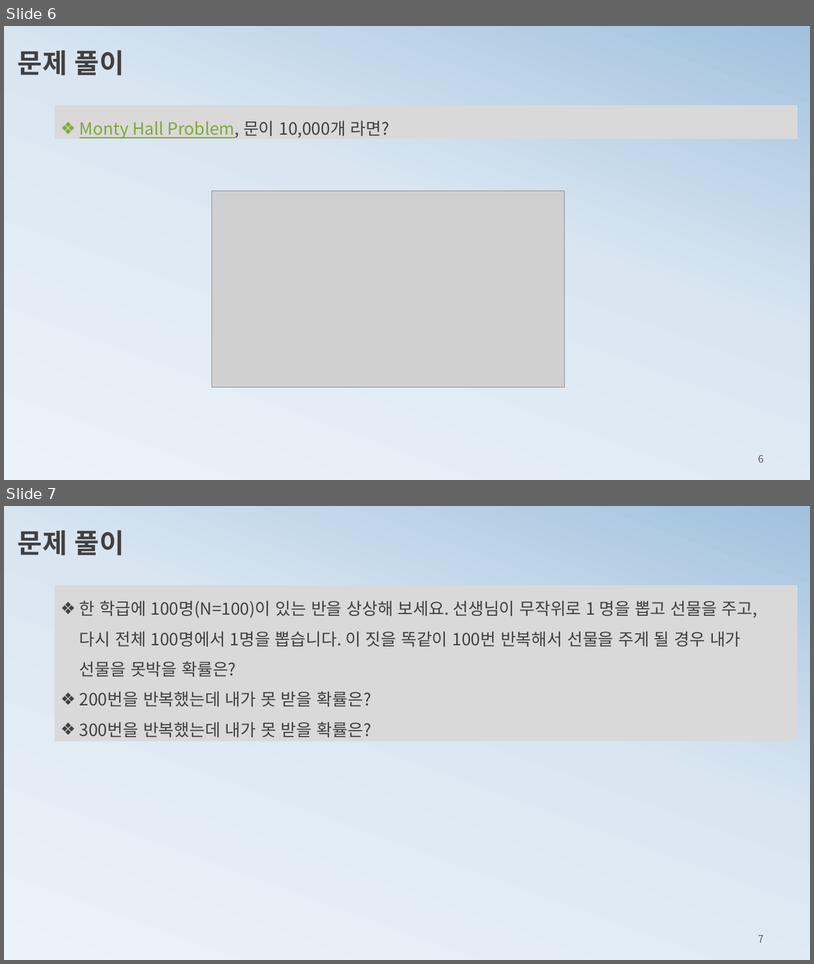
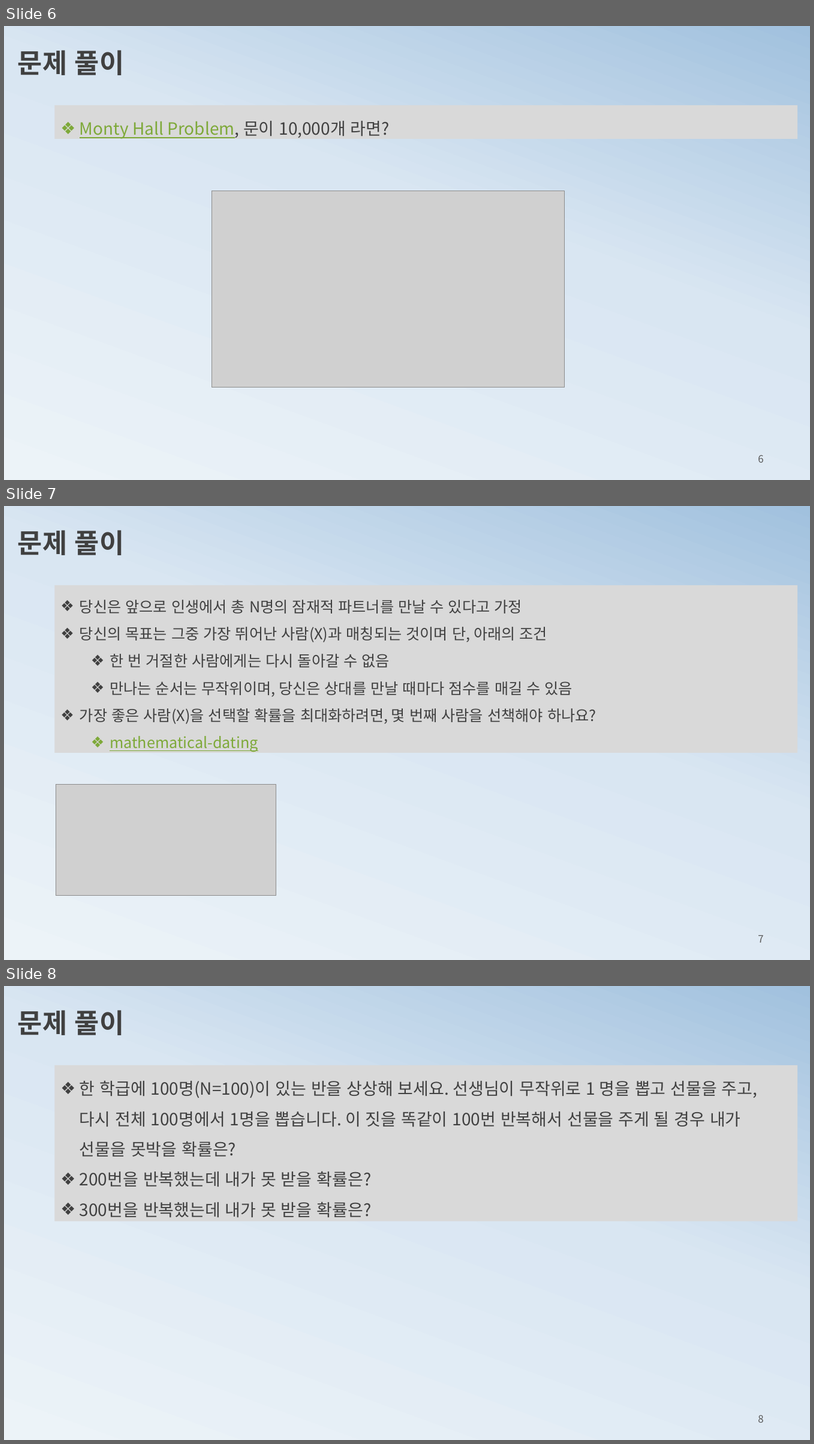
Before and after one commit to ancestor9/mathematics-for-machine-learning, a slide deck: 6_Montecarlo Simulation.pptx. Shown one above the other, each under a label of ours: slides 6 and 7 before the commit, slides 6, 7 and 8 after it. The pictures are 814x964 and 814x1444 pixels, drawn with LibreOffice and Linux fonts; fonts in the diff are those of the drawing; grey boxes stand for pictures. Boxes give left, top, right and bottom in pixels: in the first picture for what was removed or moved away, otherwise in the second. Text is boxed around its words. In the diff, an @@ line names an element or a change of style, - is before the commit and + after.

```diff
--- a/6_Montecarlo Simulation.pptx
+++ b/6_Montecarlo Simulation.pptx
@@ slide 7 added at <box>4,506,810,960</box>, background gradient #ECF3F8 to #D9E6F2 to #A1C1DE @@
@@ text added at <box>18,530,124,555</box>, 32 pt, text #404040, bold @@
+문제 풀이
@@ rectangle added at <box>55,585,798,753</box>, fill #D9D9D9, 18 pt, text #404040 @@
+❖ 당신은 앞으로 인생에서 총 N명의 잠재적 파트너를 만날 수 있다고 가정
+❖ 당신의 목표는 그중 가장 뛰어난 사람(X)과 매칭되는 것이며 단, 아래의 조건
+  ❖ 한 번 거절한 사람에게는 다시 돌아갈 수 없음
+  ❖ 만나는 순서는 무작위이며, 당신은 상대를 만날 때마다 점수를 매길 수 있음
+❖ 가장 좋은 사람(X)을 선택할 확률을 최대화하려면, 몇 번째 사람을 선책해야 하나요?
+  ❖ mathematical-dating
@@ picture added at <box>56,784,276,895</box> @@
@@ page number added at <box>758,934,764,942</box>, 12 pt, text #595959 @@
+7
@@ what was slide 7 is now slide 8 @@
@@ page number at <box>758,1414,764,1422</box>: text changed @@
-7
+8
```
Also in this commit, not shown: 1 other file.
